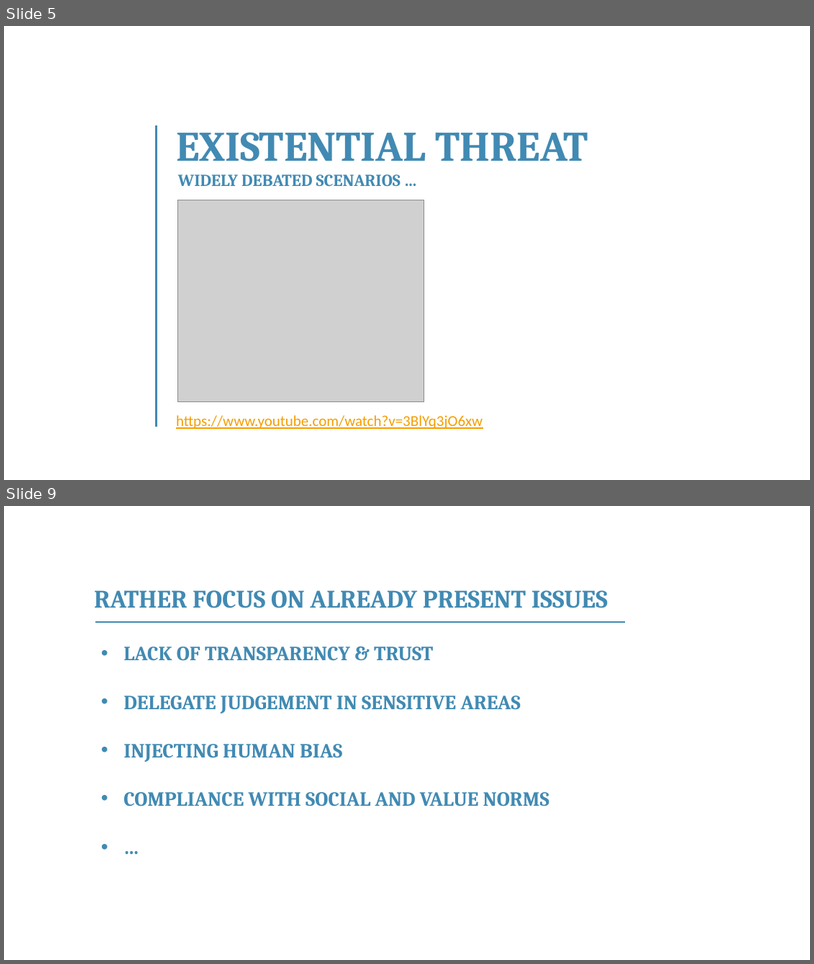
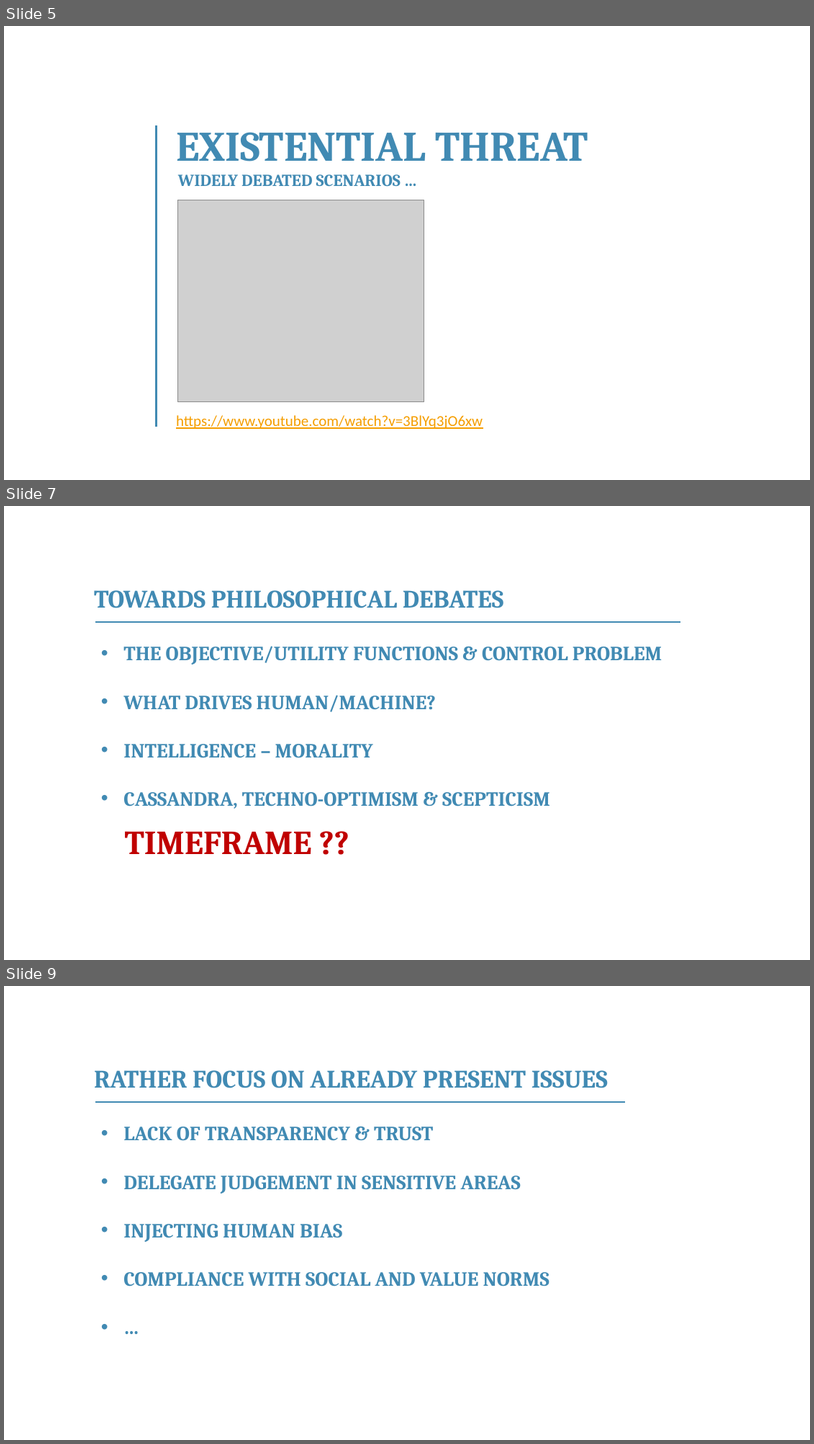
Before and after one commit to franckalbinet/itu-eaco-zanzibar-12-2018, a slide deck: presentations/session-6-ethics-of-ai.pptx. Shown one above the other, each under a label of ours: slides 5 and 9 before the commit, slides 5, 7 and 9 after it; the slides between them are not shown. The pictures are 814x964 and 814x1444 pixels, drawn with LibreOffice and Linux fonts; fonts in the diff are those of the drawing; grey boxes stand for pictures; background and template pictures are left out. Boxes give left, top, right and bottom in pixels: in the first picture for what was removed or moved away, otherwise in the second. Text is boxed around its words. In the diff, an @@ line names an element or a change of style, - is before the commit and + after.

```diff
--- a/presentations/session-6-ethics-of-ai.pptx
+++ b/presentations/session-6-ethics-of-ai.pptx
@@ slide 7 added at <box>4,506,810,960</box>, background #FFFFFF @@
@@ text added at <box>94,590,504,608</box>, 30 pt, text #418AB3, bold @@
+TOWARDS PHILOSOPHICAL DEBATES
@@ line added from (95, 622) to (681, 622), #418AB3 1 pt @@
@@ text added at <box>124,646,663,808</box>, 24 pt, text #418AB3, bold @@
+• THE OBJECTIVE/UTILITY FUNCTIONS & CONTROL PROBLEM
+• WHAT DRIVES HUMAN/MACHINE?
+• INTELLIGENCE – MORALITY
+• CASSANDRA, TECHNO-OPTIMISM & SCEPTICISM
@@ text added at <box>125,831,312,854</box>, 40 pt, text #C00000, bold @@
+TIMEFRAME ??
```
Also in this commit, not shown: 3 slides changed, 3 other slides added, 1 slide removed, 3 other files.
